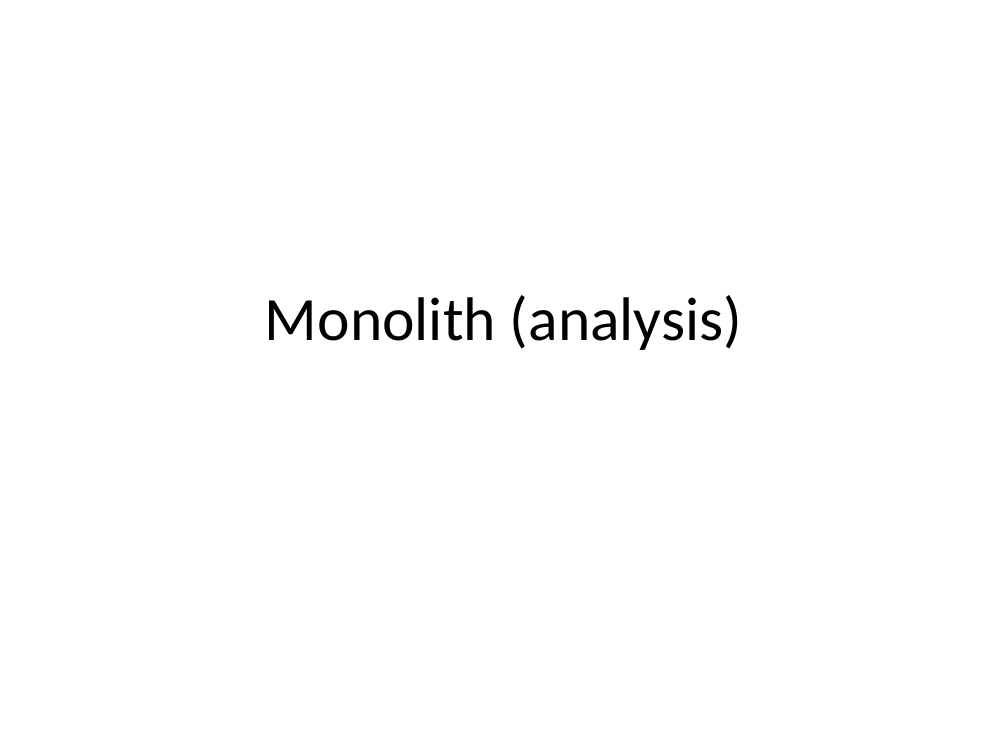
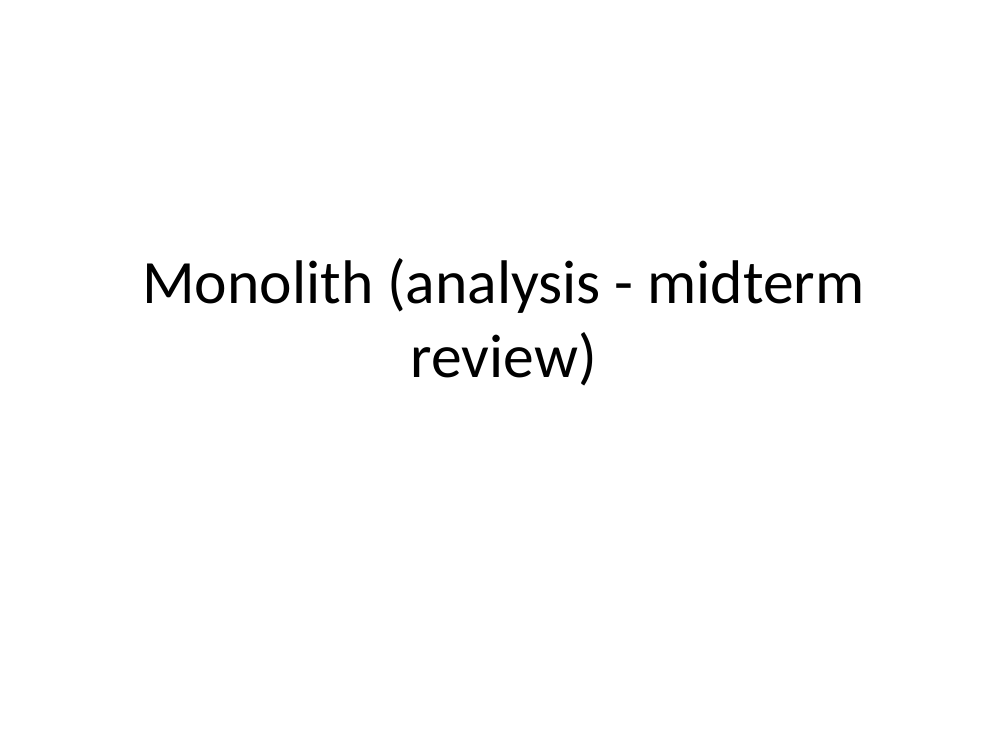
Before and after one commit to rhildred/INFO8985, a slide deck: slide 1 of monolith_analysis/slides.pptx. Drawn at 1008x756 pixels with LibreOffice and Linux fonts; fonts in the diff are those of the drawing. Boxes give left, top, right and bottom in pixels: in the first picture for what was removed or moved away, otherwise in the second. Text is boxed around its words. In the diff, an @@ line names an element or a change of style, - is before the commit and + after.

```diff
--- a/monolith_analysis/slides.pptx
+++ b/monolith_analysis/slides.pptx
@@ title at [142,258,865,386]: text changed @@
-Monolith (analysis)
+Monolith (analysis - midterm review)
```
Also in this commit, not shown: 2 other slides changed, 5 slides added, 1 slide removed, 16 other files.
